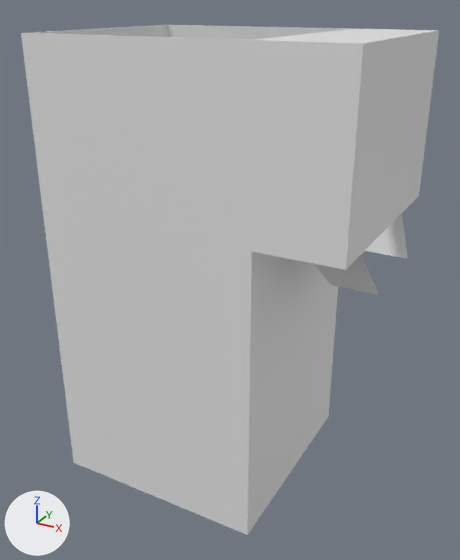
A saved change to the Blender file _Model/TrashCenter.blend.
Camera for both pictures: a 50 mm camera at (14.6, -24.1, 21.4) aimed at (1.6, -0.4, 9.6). The lights are fixed; the arrows at lower left show +X, +Y and +Z.
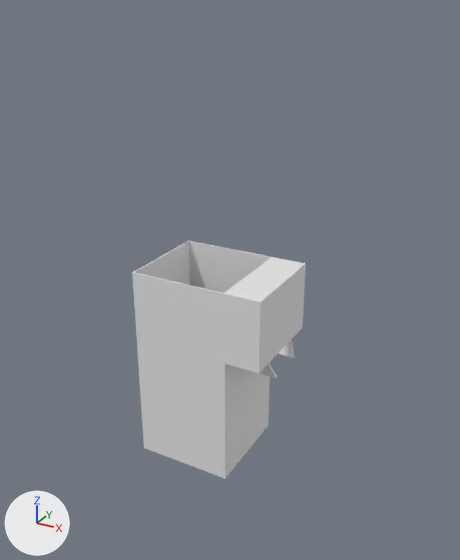
Location of each change, (x1, y1, x2, y2) in pixels of the pictures (460 x 560 px):
'Cube', modifiers changed, rescaled (58% narrower, 53% shorter): before (21, 25, 439, 535); after (132, 241, 306, 478)

The change in detail:
me_cube has 40 vertices, 35 faces and spans x -1.0..1.8, y -1.0..1.0, z -1.0..81.0.
me_cube is used by ob_cube; location (0.0, 0.0, 0.0); scale (5.0, 5.0, 0.25).
me_cube part 1: the whole mesh is scaled about the mesh origin by (2.44, 2.44, 0.122).
Object 'Cube' (ob_cube) is rescaled from (5.0, 5.0, 0.25) to (1.0, 1.0, 1.0).
Object 'Cube' (ob_cube) gains a SOLIDIFY modifier named 'Solidify'.
Modifier setting: thickness = 0.1.
